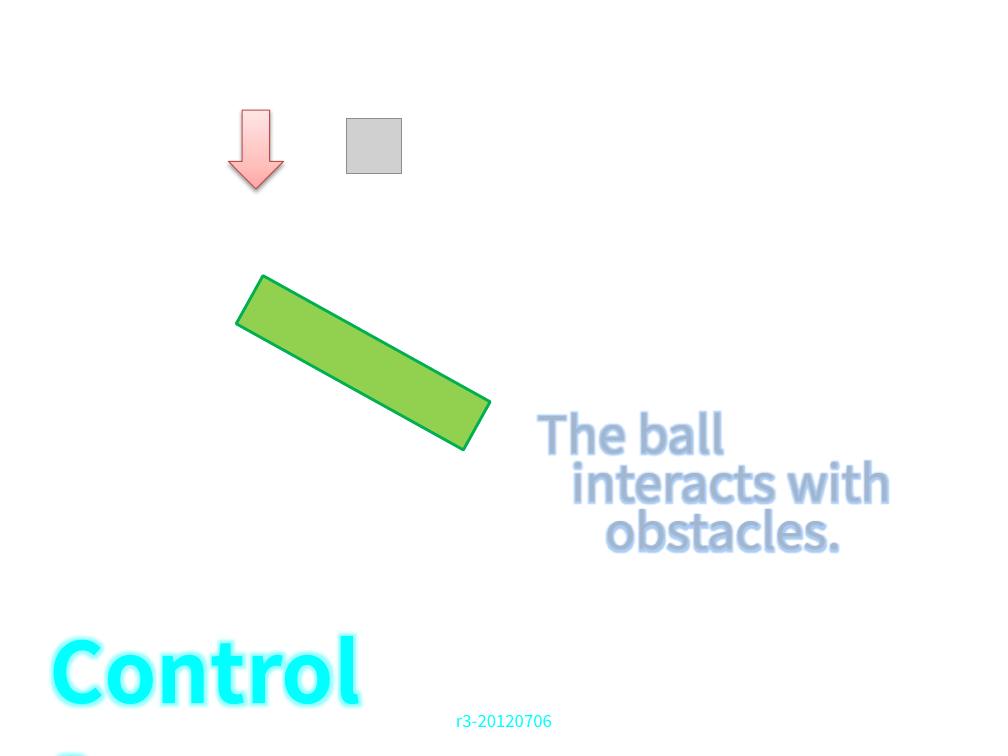
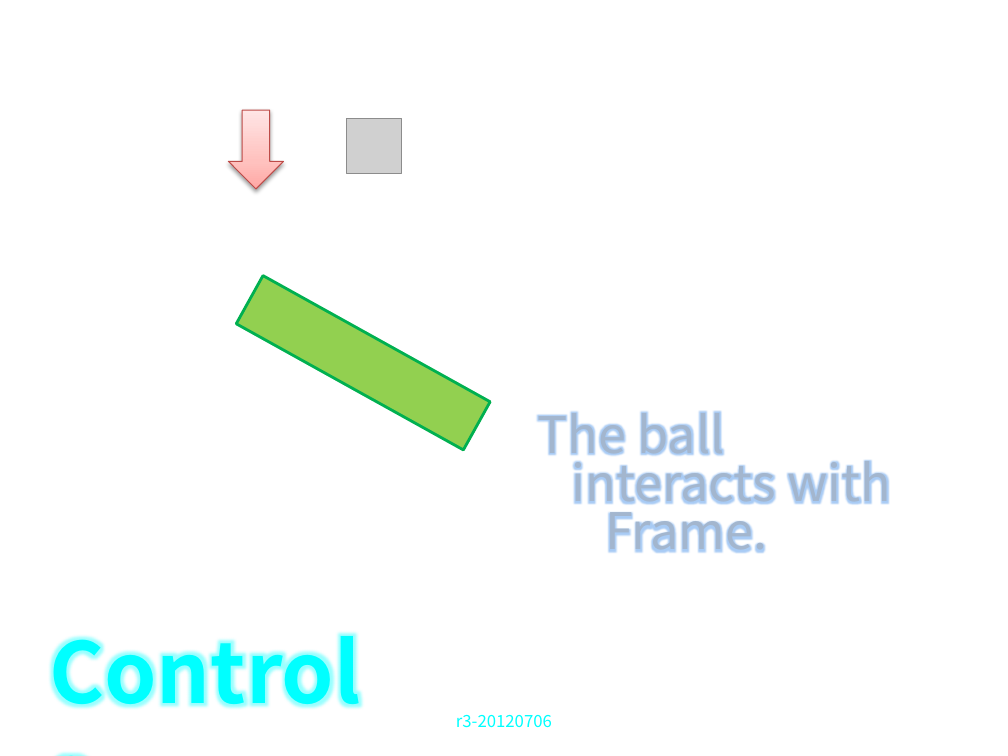
Before and after one commit to zwycid/dimension-drive-downside, a slide deck: slide 6 of presentation/중간발표.pptx. Drawn at 1008x756 pixels with LibreOffice and Linux fonts; fonts in the diff are those of the drawing; grey boxes stand for pictures; background and template pictures are left out. Boxes give left, top, right and bottom in pixels: in the first picture for what was removed or moved away, otherwise in the second. Text is boxed around its words. In the diff, an @@ line names an element or a change of style, - is before the commit and + after.

Commit message:
obstacle->frame 으로 변경

```diff
--- a/presentation/중간발표.pptx
+++ b/presentation/중간발표.pptx
@@ text at [605, 498, 767, 553]: text changed @@
-obstacles.
+Frame.
```
Also in this commit, not shown: 1 other slide changed.
